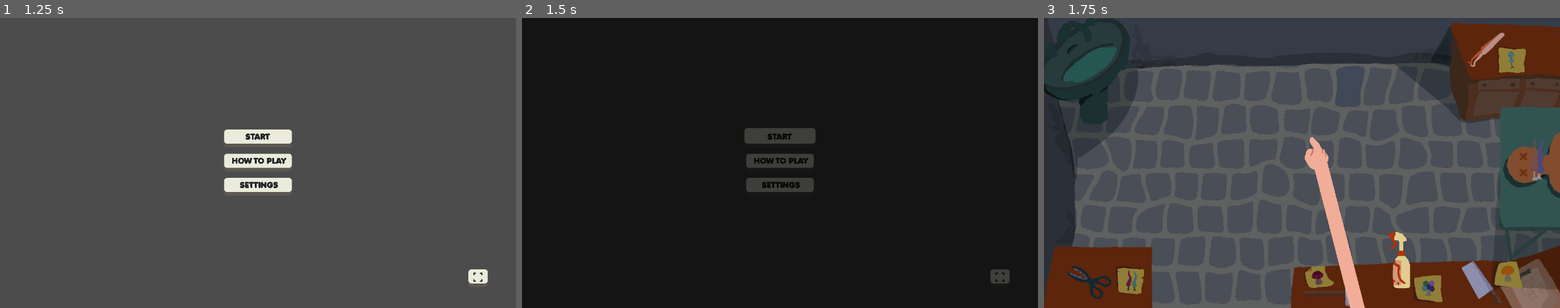
Above: before the commit, frames 1-3 (left to right).
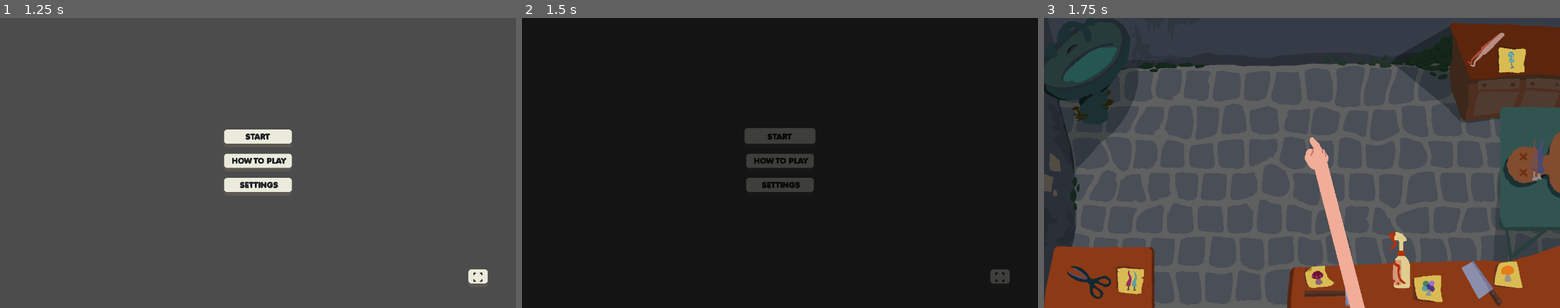
Above: after the commit, the same moments.

Repository: IsaacCerejo/wild-jam-87
Game: Godot game, scene res://scenes/splash_screen_manager/splash_screen_manager.tscn
Two runs of this game, one before a commit and one after it. Both use one fixed random seed, a clock stepped at 60 frames per second and the inputs below. The engine's default icon, where the game draws it, is replaced by a stand-in: a white triangle on a blue panel in a dark square. Sound files missing from this copy of the repository are replaced by a short silence.
Inputs (mouse positions are in pixels of both pictures, inside the frame that each line leads up to):
- Up to frame 1 (1.25 s): tap Enter at 0.5 s; move the mouse to (371, 148) at 0.52 s; click (371, 148) at 0.67 s
- Up to frame 2 (1.5 s): click "START" at 1.25 s
- Up to frame 3 (1.75 s): no input

Frames 1-2 are identical in both runs. In frame 3, 13% of the frame differs, in the area x 0-100%, y 1-100%.

Commit message:
asset: polished background

Diff:
--- a/scenes/main_game/main_game.tscn
+++ b/scenes/main_game/main_game.tscn
@@ -1,6 +1,7 @@
-[gd_scene load_steps=44 format=3 uid="uid://fwifwdj0klmd"]
-
-[ext_resource type="Texture2D" uid="uid://bce0lpb8ourlr" path="res://assets/background/background.png" id="1_s87mg"]
+[gd_scene load_steps=45 format=3 uid="uid://fwifwdj0klmd"]
+
+[ext_resource type="Texture2D" uid="uid://b6ug3vgnb5hek" path="res://assets/background/background.PNG" id="1_fm6xj"]
+[ext_resource type="Texture2D" uid="uid://dq7udm4bi8xi8" path="res://assets/background/cabinet.PNG" id="2_sjufv"]
 [ext_resource type="Script" uid="uid://c0qla4xs5qtuw" path="res://scripts/main_game/patient_manager.gd" id="3_4y18v"]
 [ext_resource type="Texture2D" uid="uid://dhgcgtngpsxv2" path="res://assets/hand/hand_drill.png" id="3_gxjft"]
 [ext_resource type="Script" uid="uid://0ua5elcqwham" path="res://scripts/main_game/tool_selector.gd" id="4_irrf2"]
@@ -201,7 +202,12 @@
 [node name="Background" type="Sprite2D" parent="."]
 z_index = -3
 position = Vector2(640, 360)
-texture = ExtResource("1_s87mg")
+texture = ExtResource("1_fm6xj")
+
+[node name="cabinet" type="Sprite2D" parent="."]
+z_index = 1
+position = Vector2(640, 360)
+texture = ExtResource("2_sjufv")
 
 [node name="Player" type="Node2D" parent="."]
 z_index = 3
@@ -225,7 +231,7 @@
 script = ExtResource("13_4y18v")
 
 [node name="PostIts" type="Node2D" parent="."]
-z_index = -1
+z_index = 1
 position = Vector2(1140, 550)
 script = ExtResource("8_gxjft")
 
Binary file changed: assets/background/background.png
Binary file added: assets/background/cabinet.PNG
Not shown, changed: assets/background/cabinet.PNG.import
